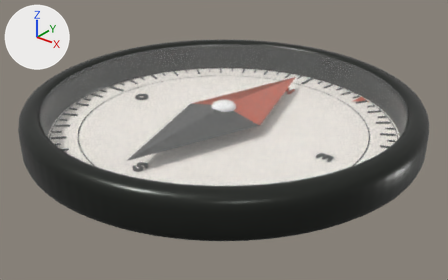
One commit to the glTF model assets/3d/brujula.glb: the scene before it, then after it.
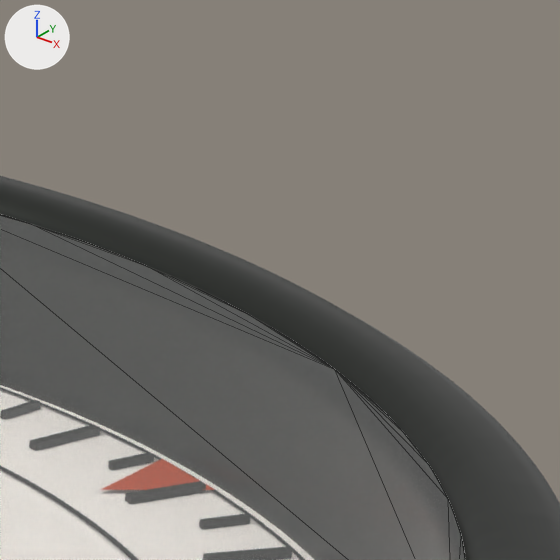
Old and new are each drawn whole from a 50 mm camera at (1.827, -2.282, 1.374) aimed at (-0.002, 0.004, -0.043) and again close up on the part from 75% to 94% of the width and 9% to 40% of the height. Every picture has the same lights, and +X, +Y and +Z are marked at upper left. The first two pictures are the older version. The close-ups show mesh edges as thin lines. Where no turn or scale is listed for an object, it has been applied to the vertices.

Script lines for the objects in view, before the commit:
```python
me_mesh_5 = bpy.data.meshes.new('Mesh_5')
me_mesh_5.from_pydata(...)  # 5813 vertices, 11573 faces; spans x 0.0..2.0, y -2.06..-0.06, z 0.03..0.25
me_mesh_5.materials.append(mat_carbon_anodizado)  # dark grey #30332f
me_mesh_6 = bpy.data.meshes.new('Mesh_6')
me_mesh_6.from_pydata(...)  # 160 vertices, 158 faces; spans x 0.1..1.9, y -1.96..-0.16, z 0.23
me_mesh_6.materials.append(mat_cristal)  # white #ffffff
ob_mesh_5 = bpy.data.objects.new('Mesh_5', me_mesh_5)
ob_mesh_5.location = (-1.0017, 1.06, -0.03)
ob_mesh_6 = bpy.data.objects.new('Mesh_6', me_mesh_6)
ob_mesh_6.location = (-1.0017, 1.06, -0.03)
```
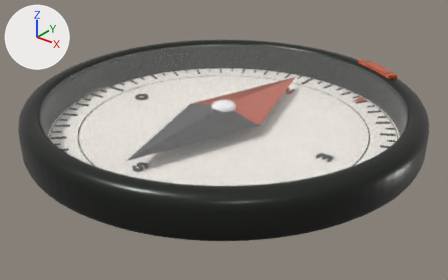
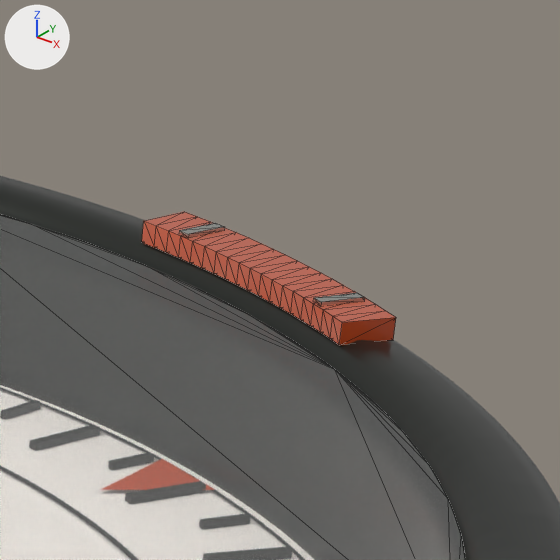
Boxes (x1, y1, x2, y2) around the edits, measured in the close-ups (560 x 560 px):
'Mesh_12', added (orange): after (142, 212, 396, 345)
'Mesh_13', added: after (179, 223, 365, 305)

Diff of the bpy script that builds the scene:
```diff
--- a/assets/3d/brujula.glb.py
+++ b/assets/3d/brujula.glb.py
@@ me_mesh_13 @@
+me_mesh_13.from_pydata(...)  # 16 vertices, 24 faces; spans x 0.725..0.927, y -0.649..-0.516, z 0.261..0.265
+me_mesh_13.materials.append(mat_acero)  # light grey #c9ccc6
@@ me_mesh_12 @@
+me_mesh_12.from_pydata(...)  # 76 vertices, 148 faces; spans x 0.684..0.966, y -0.677..-0.496, z 0.242..0.262
+me_mesh_12.materials.append(mat_naranja_esmalte)  # orange #c44916
@@ ob_mesh_13 @@
+ob_mesh_13 = bpy.data.objects.new('Mesh_13', me_mesh_13)
+ob_mesh_13.location = (-0.3871, 1.4061, -0.03)
@@ ob_mesh_12 @@
+ob_mesh_12 = bpy.data.objects.new('Mesh_12', me_mesh_12)
+ob_mesh_12.location = (-0.3871, 1.4061, -0.03)
```
